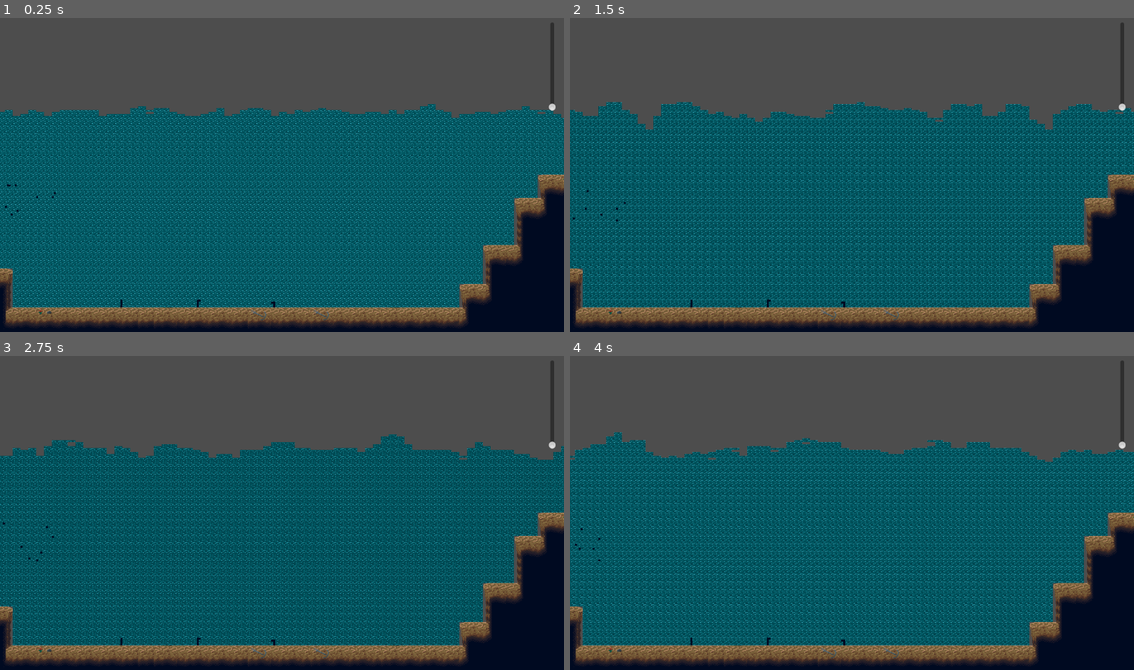
Above: before the commit, frames 1-4 (two rows, left to right).
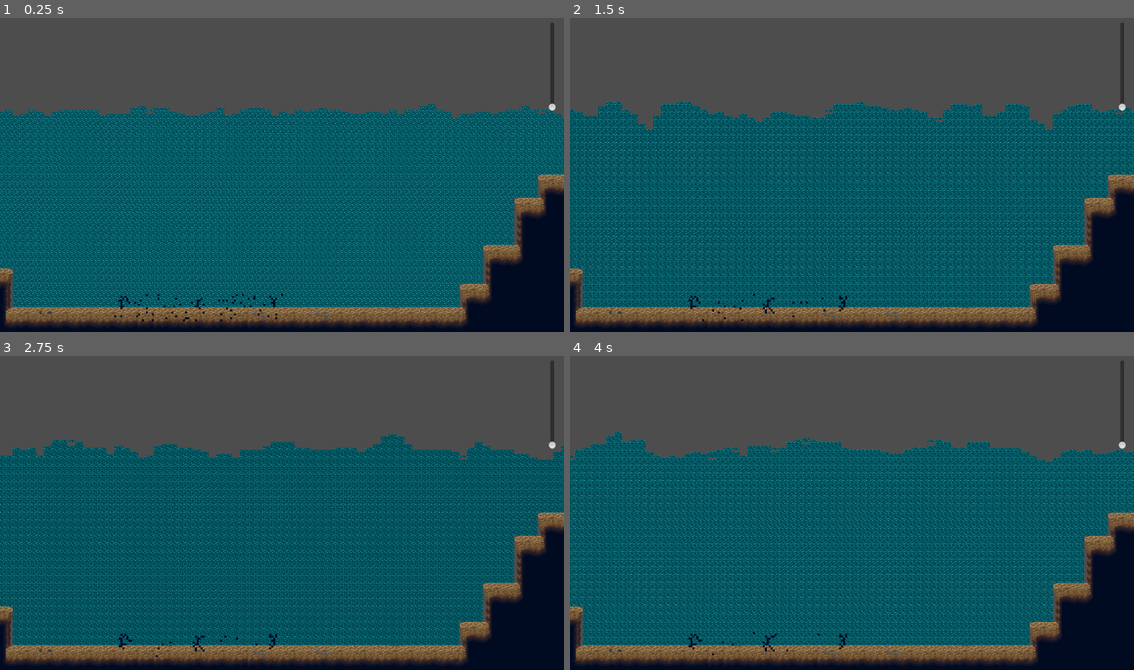
Above: after the commit, the same moments.

Repository: ValentinBirth/Korallenwachstum
Game: Godot game, scene res://scenes/main.tscn
Two runs of this game, one before a commit and one after it. Both use one fixed random seed, a clock stepped at 60 frames per second and the inputs below.
Inputs (mouse positions are in pixels of both pictures, inside the frame that each line leads up to):
- Up to frame 1 (0.25 s): no input
- Up to frame 2 (1.5 s): move the mouse to (976, 159) at 0.52 s; hold Right (ui_right) 0.53-1.28 s; click (976, 159) at 0.6 s; move the mouse to (739, 190) at 1.27 s; hold Down (ui_down) from 1.28 s (still down); right-click (739, 190) at 1.35 s
- Up to frame 3 (2.75 s): move the mouse to (338, 440) at 2.02 s; release Down (ui_down) at 2.03 s; hold Right (ui_right) from 2.03 s (still down); tap Mouse wheel up (zoom_in) at 2.1 s
- Up to frame 4 (4 s): move the mouse to (823, 575) at 2.77 s; release Right (ui_right) at 2.78 s; hold Up (ui_up) 2.78-3.53 s; tap Mouse wheel down (zoom_out) at 2.85 s; move the mouse to (1021, 560) at 3.52 s; hold Left (ui_left) from 3.53 s (still down); click (1021, 560) at 3.6 s

The runs differ from the first frame. In frame 1, 0.2% of the frame differs, in the area x 0-51%, y 53-97%; in frame 2, 0.1%; in frame 3, 0.1%; in frame 4, 0.1%.

Commit message:
Partikel in Nähe der Korallen, aber nicht komplett der richtige Wertebereich

Diff:
--- a/scenes/main/code/CoralSimulation.gd
+++ b/scenes/main/code/CoralSimulation.gd
@@ -28,8 +28,8 @@
 	print("Spawning particles...")
 	for i in range(particle_count):
 		var particle_pos = Vector2i(
-			randi_range(-253, -26),  # Random x position
-			randi_range(50, 70)    # Random y position
+			randi_range(5, 90),  # X-Koordinate zwischen 5 und 90
+			randi_range(107, 120) # Y-Koordinate knapp über den Korallen
 		)
 		print("Particle created at: ", particle_pos)  # Ausgabe zur Überprüfung der Position
 		particles[particle_pos] = 1
@@ -66,9 +66,9 @@
 
 			# Check if new position is within the permitted area and no particle exists there
 			if (
-				new_pos.x >= -253 and new_pos.x <= -26
-				and new_pos.y >= 50 and new_pos.y <= 70
-				and !particles.has(new_pos)
+				new_pos.x >= 5 and new_pos.x <= 90
+				and new_pos.y >= 107 and new_pos.y <= 120
+				and !particles.has(new_pos)  # Keine Überschneidung mit anderen Partikeln
 			):
 				remaining_particles[new_pos] = 1  # Partikel bewegt sich
 			else:
